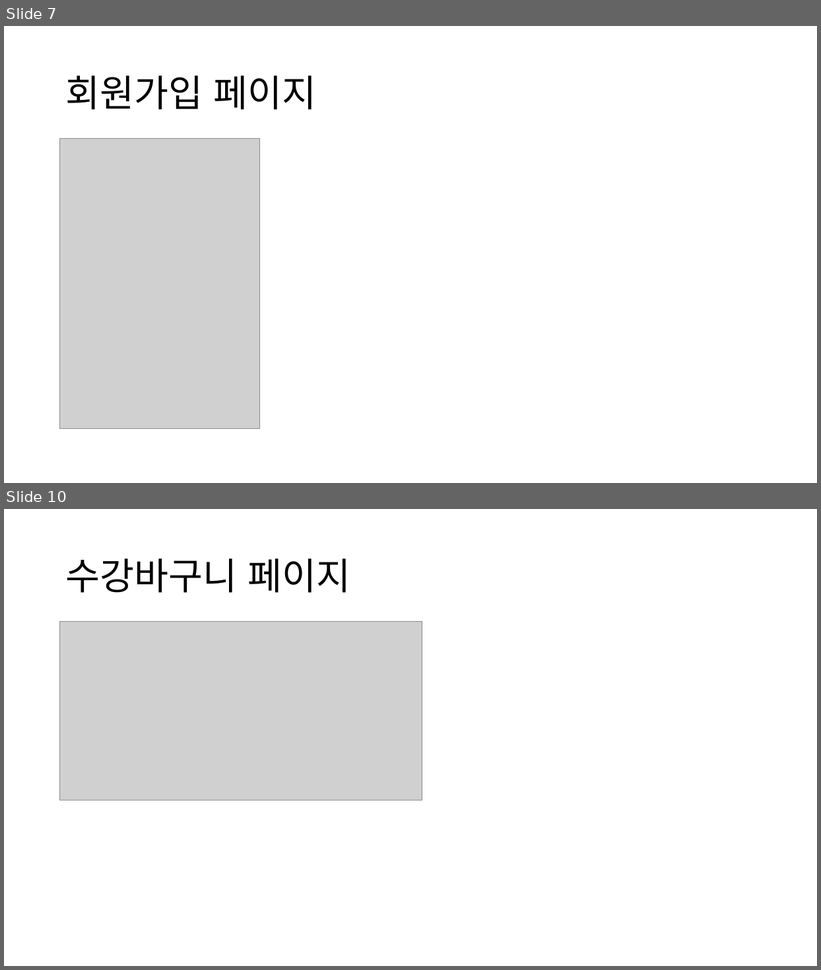
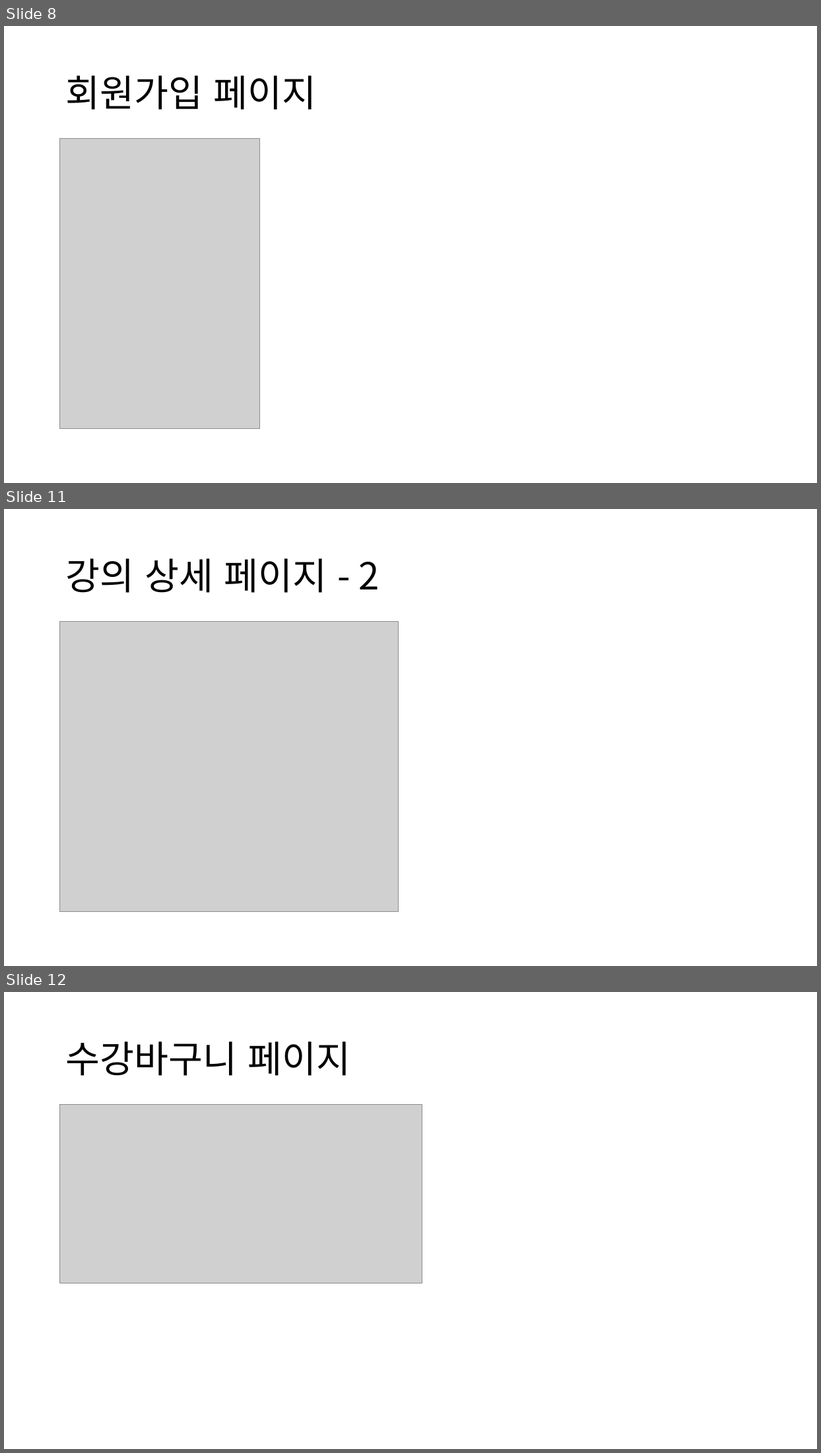
Before and after one commit to NALASAI/SelfIntroduction, a slide deck: 1조 project 포트폴리오(이력서용).pptx. Shown one above the other, each under a label of ours: slides 7 and 10 before the commit, slides 8, 11 and 12 after it; the slides between them are not shown. The pictures are 821x970 and 821x1453 pixels, drawn with LibreOffice and Linux fonts; fonts in the diff are those of the drawing; grey boxes stand for pictures. Boxes give left, top, right and bottom in pixels: in the first picture for what was removed or moved away, otherwise in the second. Text is boxed around its words. In the diff, an @@ line names an element or a change of style, - is before the commit and + after.

```diff
--- a/1조 project 포트폴리오(이력서용).pptx
+++ b/1조 project 포트폴리오(이력서용).pptx
@@ slide 11 added at bbox=[4, 509, 817, 966], background #FFFFFF @@
@@ title added at bbox=[66, 559, 380, 593], 44 pt, text #000000 @@
+강의 상세 페이지 - 2
@@ picture added at bbox=[60, 622, 399, 912] @@
@@ what was slide 7 is now slide 8 @@
@@ what was slide 10 is now slide 12 @@
```
Also in this commit, not shown: 5 slides changed, 2 other slides added, 1 slide removed, 4 other files.
